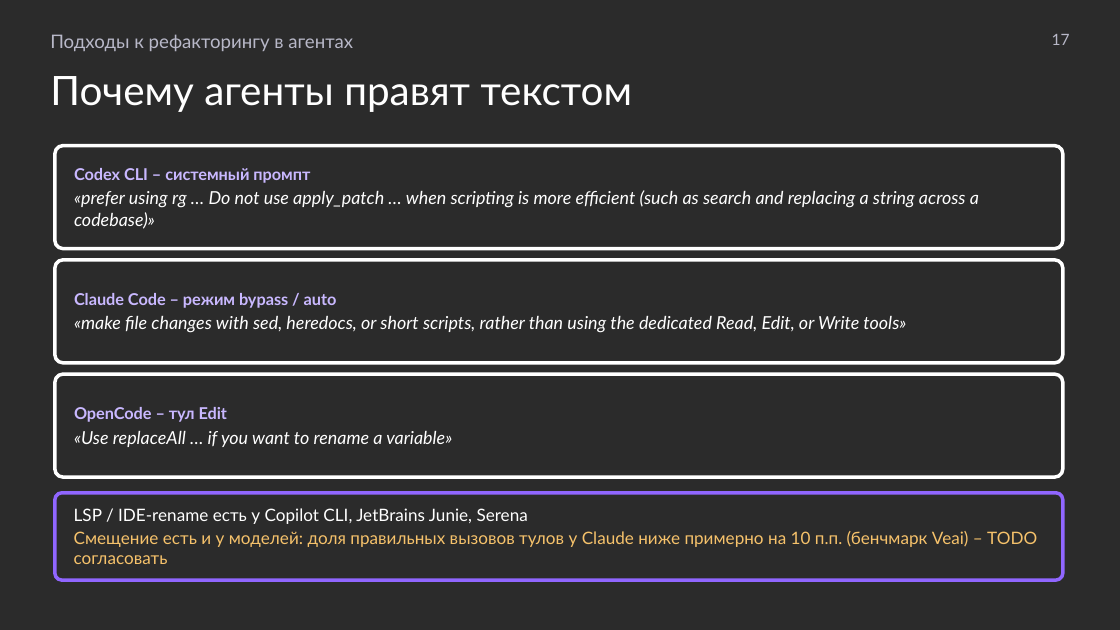
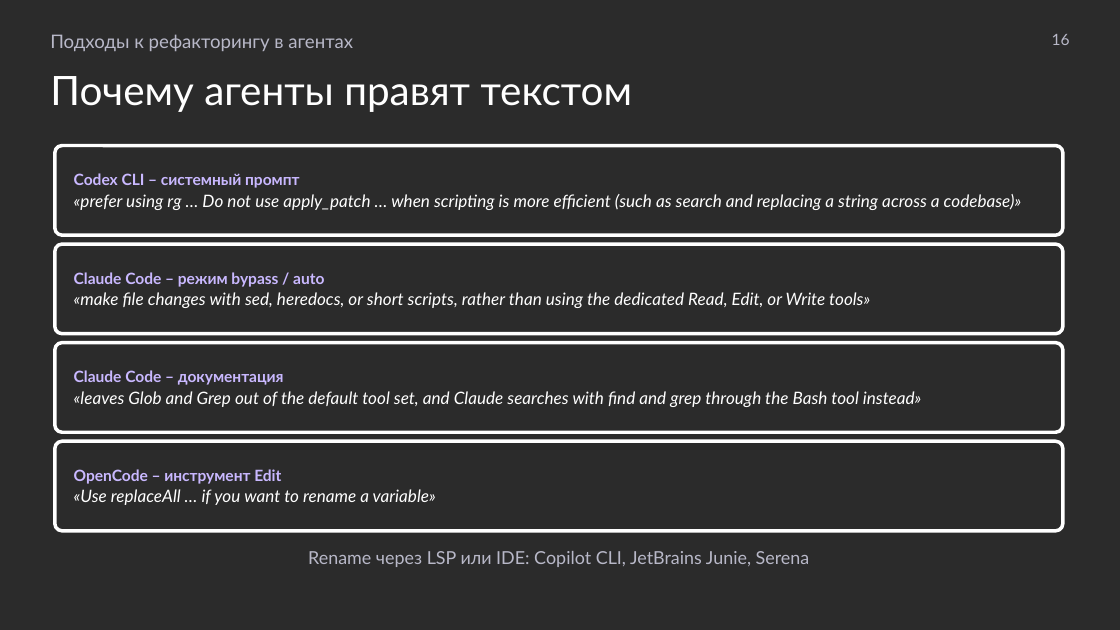
Before and after one commit to MchKosticyn/ide-refactoring-in-ai-agents, a slide deck: slide 16 of Доклад_ Рефакторинг в ИИ-агентах.pptx (slide 17 before the commit). Drawn at 1120x630 pixels with LibreOffice and Linux fonts; fonts in the diff are those of the drawing; background and template pictures are left out; a plain dark background stands for a picture behind light text. Boxes give left, top, right and bottom in pixels: in the first picture for what was removed or moved away, otherwise in the second. Text is boxed around its words. In the diff, an @@ line names an element or a change of style, - is before the commit and + after.

Commit message:
Presentation after review: one-tier plan slides, single case slide, metrics strip on every run, LSP pros/cons, protocol-level wording, dry copy; sync plan

```diff
--- a/Доклад_ Рефакторинг в ИИ-агентах.pptx
+++ b/Доклад_ Рефакторинг в ИИ-агентах.pptx
@@ text at (1052, 34, 1070, 45): text changed @@
-17
+16
@@ rounded rectangle "Codex CLI – системный промпт": place and size @@
-rounded rectangle "Codex CLI – системный промпт" at (55, 146, 1063, 249)
+rounded rectangle "Codex CLI – системный промпт" at (55, 146, 1063, 235)
@@ rounded rectangle "Codex CLI – системный промпт" at (55, 146, 1063, 235): size 10.5 to 10 pt in "Codex CLI – системный промпт"; size 11.5 to 11 pt in "«prefer using rg … Do not use ..."; less space between paragraphs @@
@@ rounded rectangle "Claude Code – режим bypass ...": place and size @@
-rounded rectangle "Claude Code – режим bypass ..." at (55, 260, 1063, 363)
+rounded rectangle "Claude Code – режим bypass ..." at (55, 244, 1063, 334)
@@ rounded rectangle "Claude Code – режим bypass ..." at (55, 244, 1063, 334): size 10.5 to 10 pt in "Claude Code – режим bypass / auto"; size 11.5 to 11 pt in "«make file changes with sed, heredocs, or ..."; less space between paragraphs @@
@@ rounded rectangle added at (55, 343, 1063, 432), outline #FFFFFF 2.25 pt, 11 pt, text #FFFFFF, italic @@
+Claude Code – документация
+«leaves Glob and Grep out of the default tool set, and Claude searches with find and grep through the Bash tool instead»
@@ rounded rectangle "OpenCode – инструмент Edit": place and size @@
-rounded rectangle "OpenCode – инструмент Edit" at (55, 374, 1063, 477)
+rounded rectangle "OpenCode – инструмент Edit" at (55, 441, 1063, 531)
@@ text in rounded rectangle at (74, 469, 281, 484): text changed; size 10.5 to 10 pt @@
-OpenCode – тул Edit
+OpenCode – инструмент Edit
@@ rounded rectangle removed at (55, 493, 1063, 580) @@
-LSP / IDE-rename есть у Copilot CLI, JetBrains Junie, Serena
-Смещение есть и у моделей: доля правильных вызовов тулов у Claude ниже примерно на 10 п.п. (бенчмарк Veai) – TODO согласовать
@@ text in rounded rectangle at (74, 489, 436, 505): size 11.5 to 11 pt in "«Use replaceAll … if you want to ..." @@
@@ text added at (308, 551, 810, 567), 11.5 pt, text #B8B8C8 @@
+Rename через LSP или IDE: Copilot CLI, JetBrains Junie, Serena
```
Also in this commit, not shown: 28 other slides changed, 8 slides added, 9 slides removed, 2 other files.
